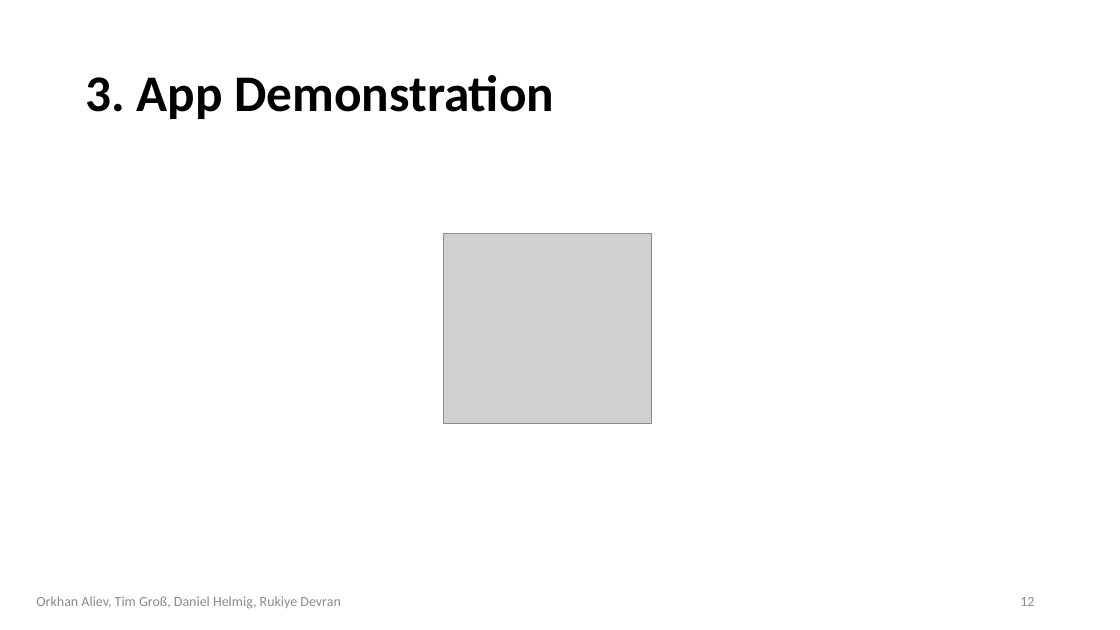
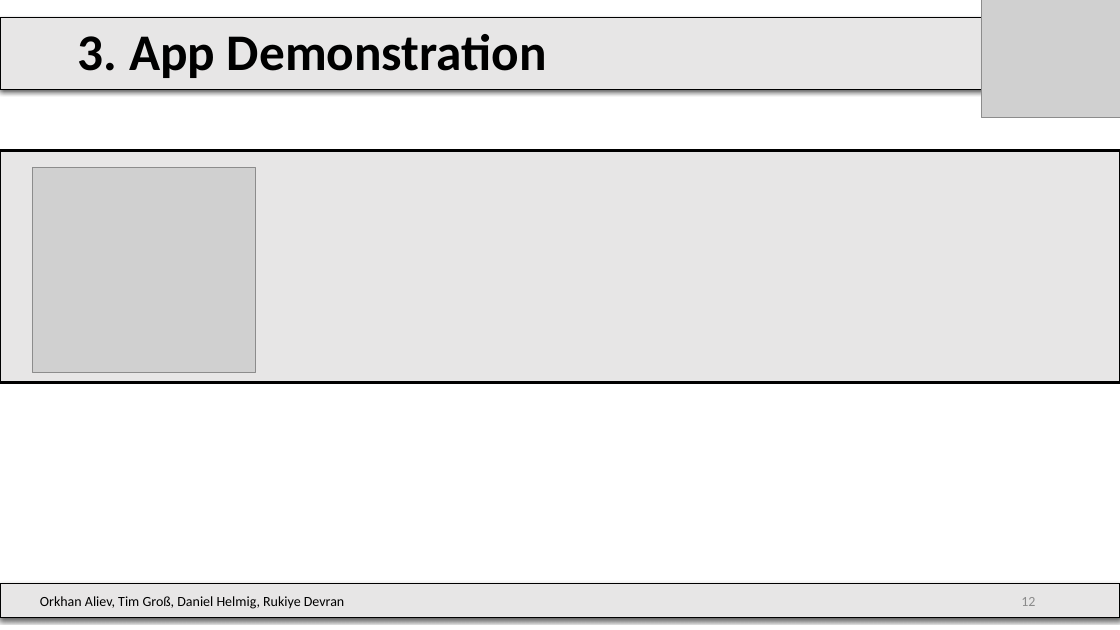
Before and after one commit to DrMopiti/pse, a slide deck: slide 12 of Abschlusspräsentation/Abschlusspräsentation.pptx. Drawn at 1120x630 pixels with LibreOffice and Linux fonts; fonts in the diff are those of the drawing; grey boxes stand for pictures; background and template pictures are left out. Boxes give left, top, right and bottom in pixels: in the first picture for what was removed or moved away, otherwise in the second. Text is boxed around its words. In the diff, an @@ line names an element or a change of style, - is before the commit and + after.

```diff
--- a/Abschlusspräsentation/Abschlusspräsentation.pptx
+++ b/Abschlusspräsentation/Abschlusspräsentation.pptx
@@ rectangle "3. App Demonstration": place and size @@
-rectangle "3. App Demonstration" at (85,75,554,119)
+rectangle "3. App Demonstration" at (0,18,1004,89)
@@ rectangle "3. App Demonstration" at (0,18,1004,89): fill none to #E7E6E6; outline none to #000000 0.75 pt; shadow on @@
@@ picture: place and size @@
-picture at (444,233,651,423)
+picture at (982,0,1120,117)
@@ rectangle added at (0,150,1120,382), fill #E7E6E6, outline #000000 2.25 pt @@
@@ picture added at (33,167,255,372) @@
@@ rectangle "Orkhan Aliev, Tim Groß, Daniel ...": place and size @@
-rectangle "Orkhan Aliev, Tim Groß, Daniel ..." at (36,596,340,609)
+rectangle "Orkhan Aliev, Tim Groß, Daniel ..." at (0,584,1120,618)
@@ rectangle "Orkhan Aliev, Tim Groß, Daniel ..." at (0,584,1120,618): text colour #8C8C8C to #000000; alignment centre to left; fill none to #E7E6E6; outline none to #000000 0.75 pt; shadow on @@
@@ text added at (792,584,1044,618), 12 pt, text #8C8C8C @@
+12
```
Also in this commit, not shown: 14 other slides changed.
